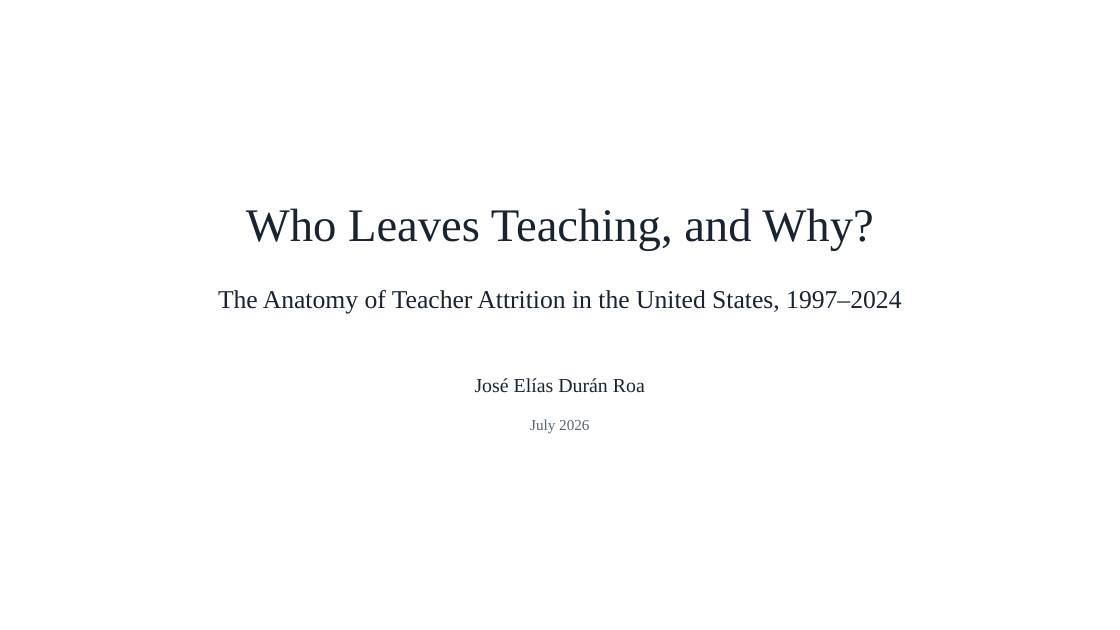
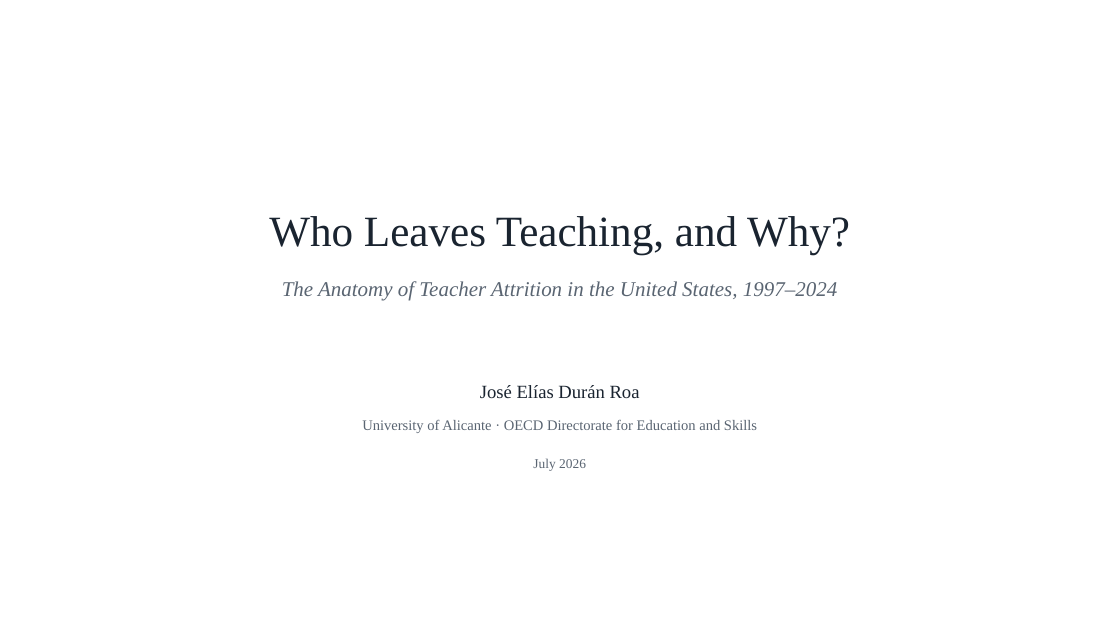
Before and after one commit to jedr1-ship-it/Alternative-Pathways----Quant, a slide deck: slide 1 of report/teacher_attrition_figures.pptx. Drawn at 1120x630 pixels with LibreOffice and Linux fonts; fonts in the diff are those of the drawing. Boxes give left, top, right and bottom in pixels: in the first picture for what was removed or moved away, otherwise in the second. Text is boxed around its words. In the diff, an @@ line names an element or a change of style, - is before the commit and + after.

```diff
--- a/report/teacher_attrition_figures.pptx
+++ b/report/teacher_attrition_figures.pptx
@@ text "Who Leaves Teaching, and Why?": place and size @@
-text "Who Leaves Teaching, and Why?" at [246, 208, 873, 251]
+text "Who Leaves Teaching, and Why?" at [269, 216, 850, 255]
@@ text "Who Leaves Teaching, and Why?" at [269, 216, 850, 255]: size 40 to 37 pt @@
@@ text "The Anatomy of Teacher Attrition ...": place and size @@
-text "The Anatomy of Teacher Attrition ..." at [218, 290, 901, 314]
+text "The Anatomy of Teacher Attrition ..." at [282, 281, 837, 301]
@@ text "The Anatomy of Teacher Attrition ..." at [282, 281, 837, 301]: size 22 to 18 pt, text colour #1A2430 to #5A6572, italic on @@
@@ text "José Elías Durán Roa": place and size @@
-text "José Elías Durán Roa" at [475, 378, 645, 393]
+text "José Elías Durán Roa" at [480, 385, 640, 398]
@@ text "José Elías Durán Roa" at [480, 385, 640, 398]: size 17 to 16 pt @@
@@ text added at [362, 420, 757, 433], 12.5 pt, text #5A6572 @@
+University of Alicante · OECD Directorate for Education and Skills
@@ text "July 2026": place and size @@
-text "July 2026" at [530, 419, 589, 433]
+text "July 2026" at [533, 458, 586, 471]
@@ text "July 2026" at [533, 458, 586, 471]: size 13 to 11.5 pt @@
```
Also in this commit, not shown: 1 other slide changed.
